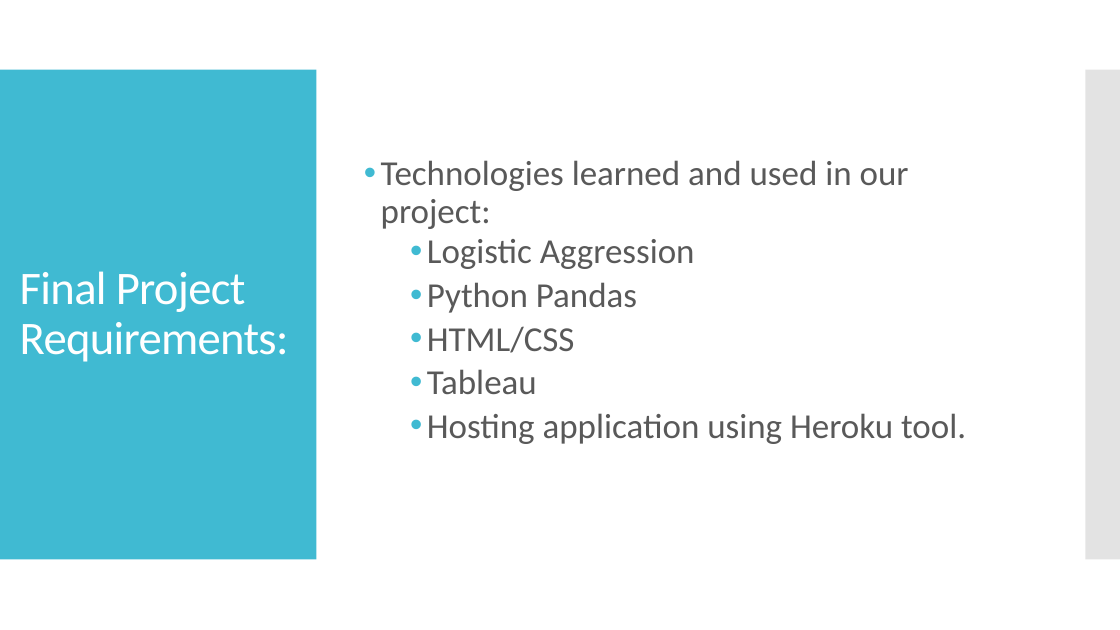
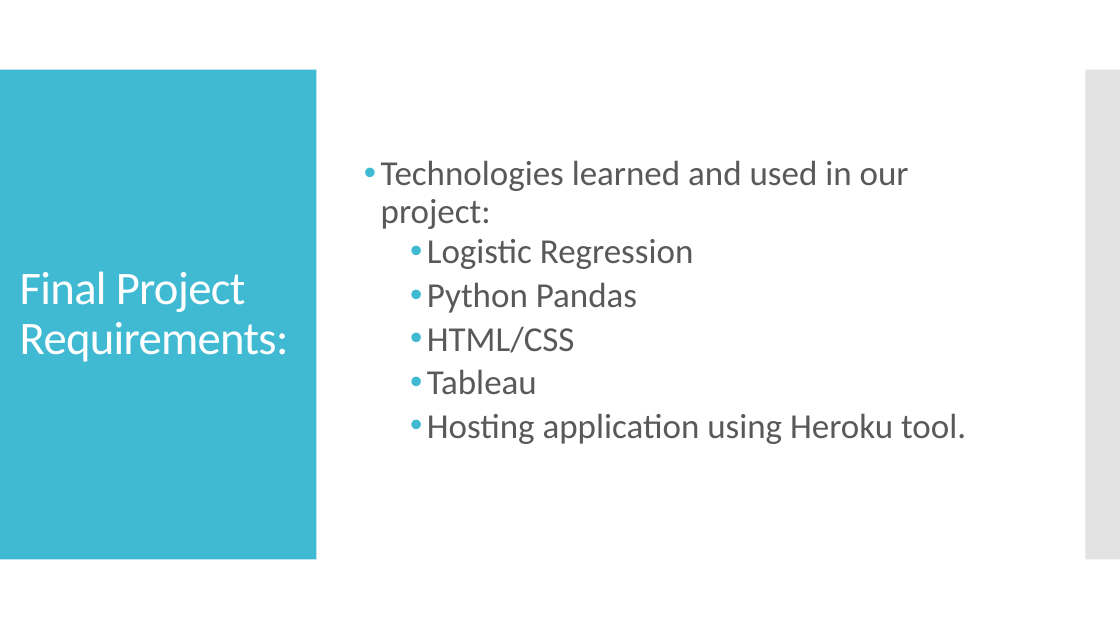
Before and after one commit to matthewbelevski/project-3, a slide deck: slide 3 of Project 3 - Final Presentation.pptx. Drawn at 1120x630 pixels with LibreOffice and Linux fonts; fonts in the diff are those of the drawing; background and template pictures are left out. Boxes give left, top, right and bottom in pixels: in the first picture for what was removed or moved away, otherwise in the second. Text is boxed around its words. In the diff, an @@ line names an element or a change of style, - is before the commit and + after.

Commit message:
some slide updates

```diff
--- a/Project 3 - Final Presentation.pptx
+++ b/Project 3 - Final Presentation.pptx
@@ text at [427, 239, 693, 269]: text changed @@
-  • Logistic Aggression
+  • Logistic Regression
```
Also in this commit, not shown: 2 other slides changed.
